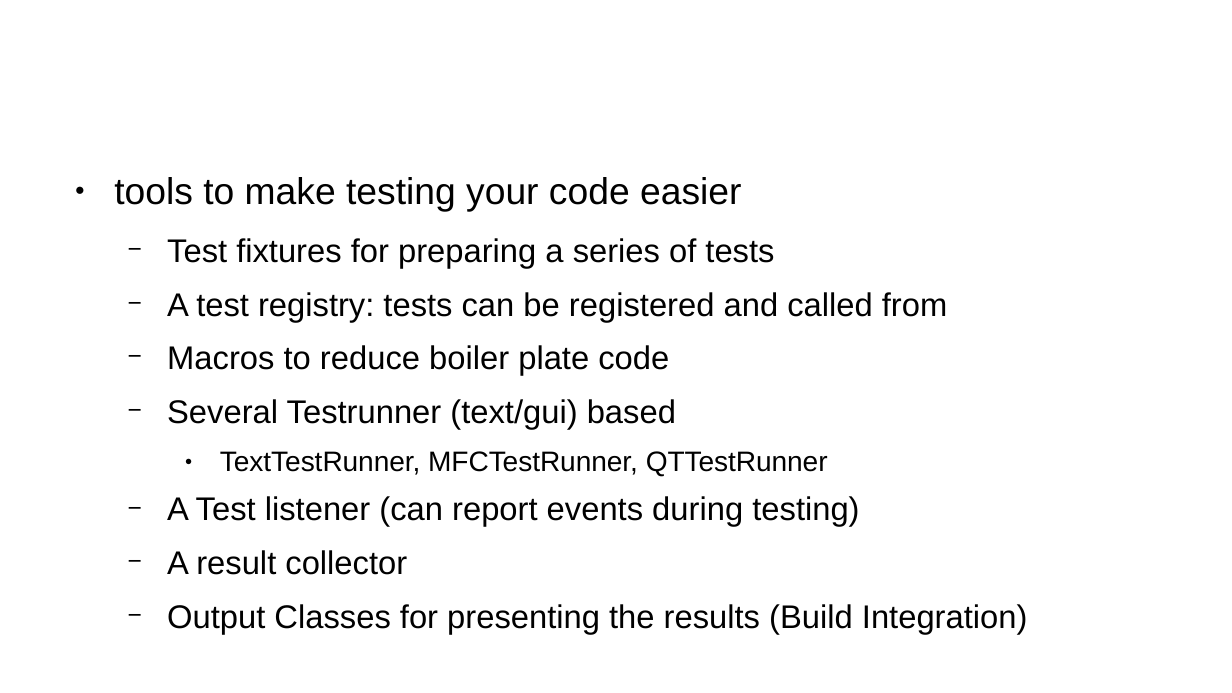
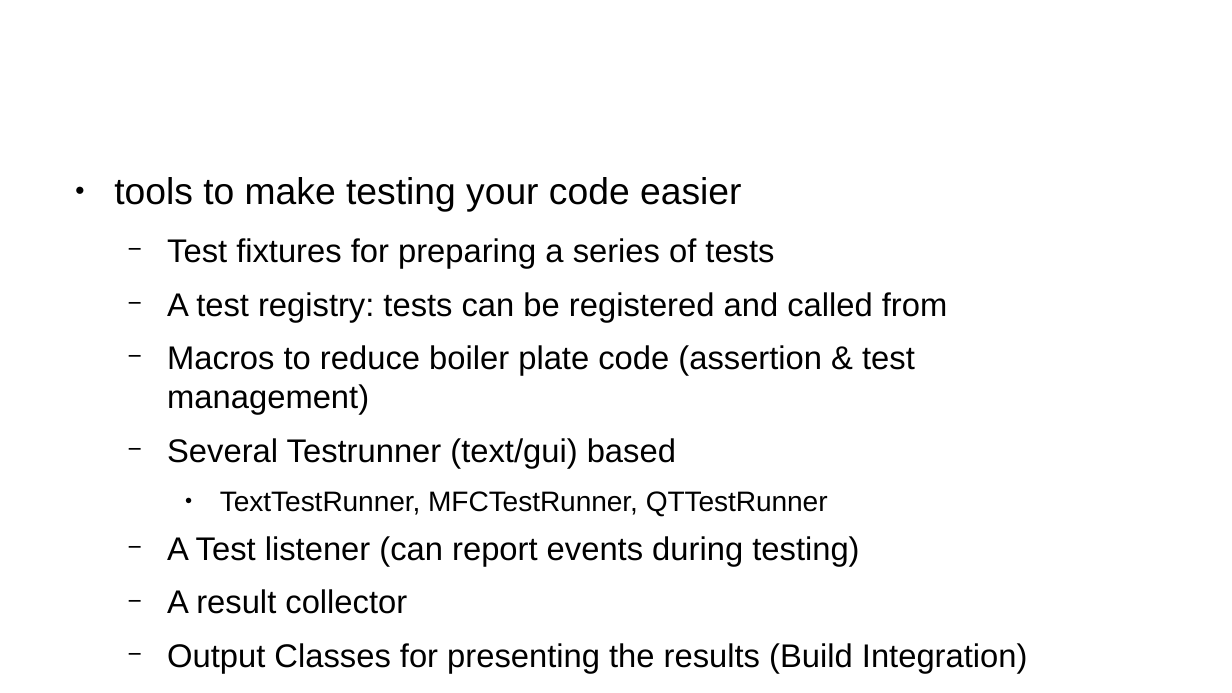
Before and after one commit to skraatz/softwaretesting, a slide deck: slide 5 of doc/student_presentation.odp. Drawn at 1232x693 pixels with LibreOffice and Linux fonts; fonts in the diff are those of the drawing; background and template pictures are left out. Boxes give left, top, right and bottom in pixels: in the first picture for what was removed or moved away, otherwise in the second. Text is boxed around its words. In the diff, an @@ line names an element or a change of style, - is before the commit and + after.

```diff
--- a/doc/student_presentation.odp
+++ b/doc/student_presentation.odp
@@ text at (167, 345, 915, 415): text changed @@
-  − Macros to reduce boiler plate code
+  − Macros to reduce boiler plate code (assertion & test
+    management)
```
Also in this commit, not shown: 1 other slide changed, 1 slide added, 1 other file.
